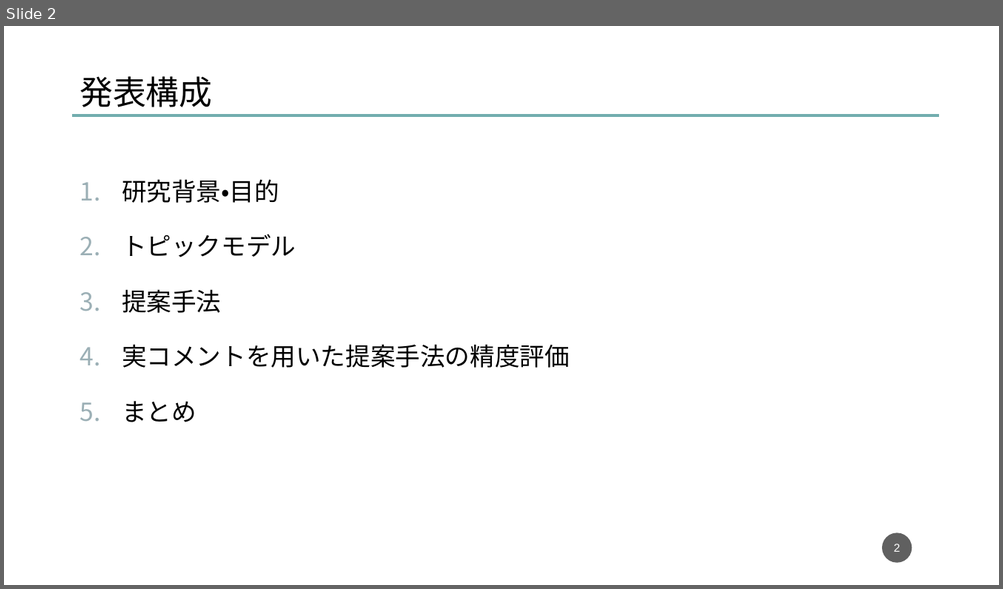
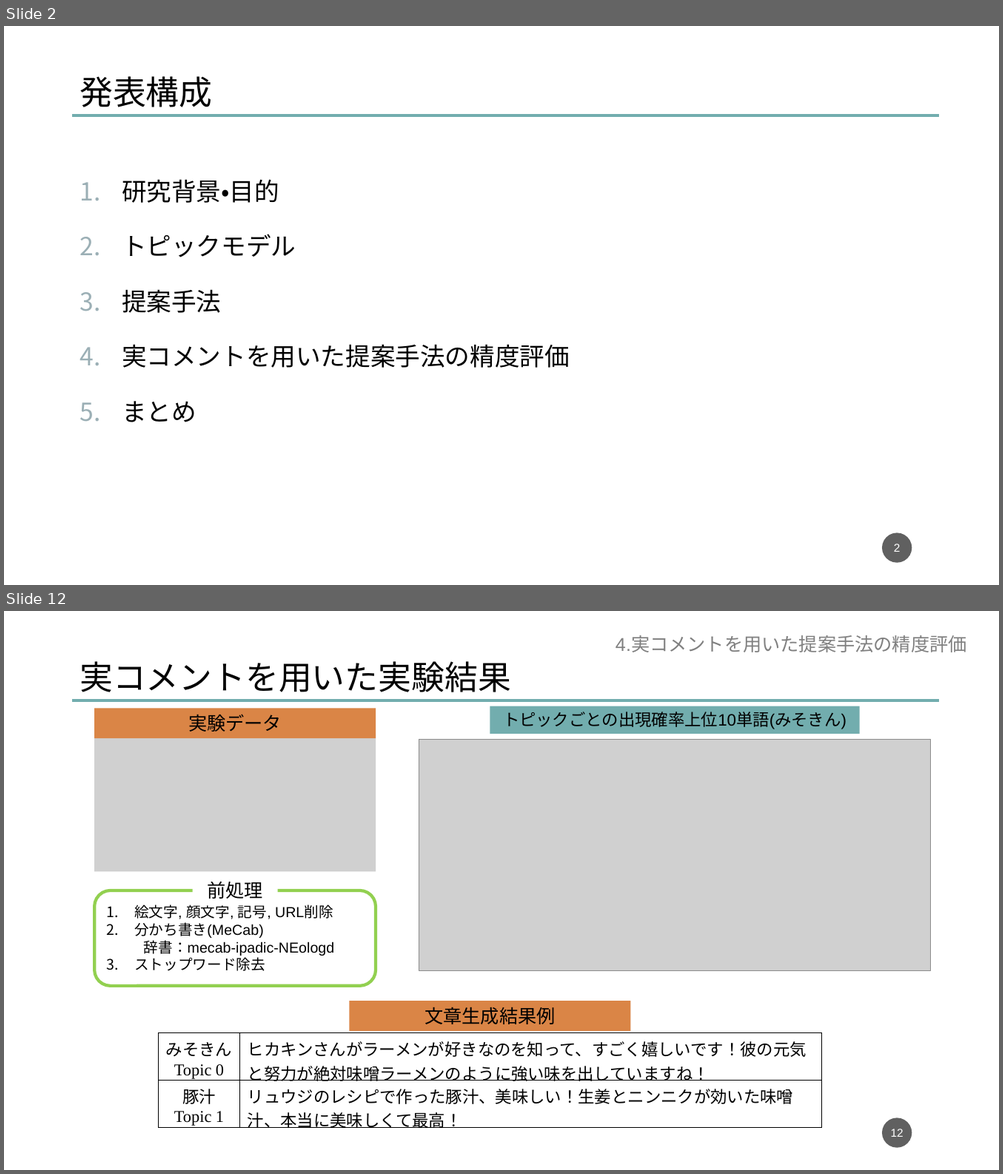
Before and after one commit to dora937nishikori/investigation, a slide deck: 修論/修論発表資料.pptx. Shown one above the other, each under a label of ours: slide 2 before the commit, slides 2 and 12 after it; the slides between them are not shown. The pictures are 1003x589 and 1003x1174 pixels, drawn with LibreOffice and Linux fonts; fonts in the diff are those of the drawing; grey boxes stand for pictures. Boxes give left, top, right and bottom in pixels: in the first picture for what was removed or moved away, otherwise in the second. Text is boxed around its words. In the diff, an @@ line names an element or a change of style, - is before the commit and + after.

Commit message:
発表資料結果まで

```diff
--- a/修論/修論発表資料.pptx
+++ b/修論/修論発表資料.pptx
@@ slide 12 added at bbox=[4, 611, 999, 1170], background #FFFFFF @@
@@ text added at bbox=[615, 636, 967, 652], 18 pt, text #808080 @@
+4.実コメントを用いた提案手法の精度評価
@@ text added at bbox=[79, 661, 511, 692], 32 pt, text #000000 @@
+実コメントを用いた実験結果
@@ line added from (73, 701) to (939, 701), #72ADAE 3 pt @@
@@ rectangle added at bbox=[94, 708, 375, 738], fill #DA8546, 18 pt, text #000000 @@
+実験データ
@@ rectangle added at bbox=[489, 706, 859, 734], fill #72ADAE, 16 pt, text #000000 @@
+トピックごとの出現確率上位10単語(みそきん)
@@ picture added at bbox=[94, 734, 375, 872] @@
@@ picture added at bbox=[419, 739, 930, 971] @@
@@ rounded rectangle added at bbox=[94, 891, 375, 986], outline #92D050 3 pt, 14 pt, text #000000 @@
+1. 絵文字, 顔文字, 記号, URL削除
+2. 分かち書き(MeCab)
+  辞書：mecab-ipadic-NEologd
+3. ストップワード除去
@@ text added at bbox=[207, 882, 263, 899], 18 pt, text #000000 @@
+前処理
@@ rectangle added at bbox=[350, 1001, 631, 1031], fill #DA8546, 18 pt, text #000000 @@
+文章生成結果例
@@ table added at bbox=[159, 1034, 821, 1131], 2 rows, 2 columns @@
+みそきん / Topic 0 | ヒカキンさんがラーメンが好きなのを知って、すごく嬉しいです！彼の元気と努力が絶対味噌ラーメンのように強い味を出していますね！
+豚汁 / Topic 1 | リュウジのレシピで作った豚汁、美味しい！生姜とニンニクが効いた味噌汁、本当に美味しくて最高！
@@ page number added at bbox=[882, 1119, 912, 1148], fill #1D1D1D at 70% opacity, 11 pt, text #FFFFFF @@
+12
```
Also in this commit, not shown: 6 slides changed, 7 other slides added, 2 slides removed, 7 other files.
